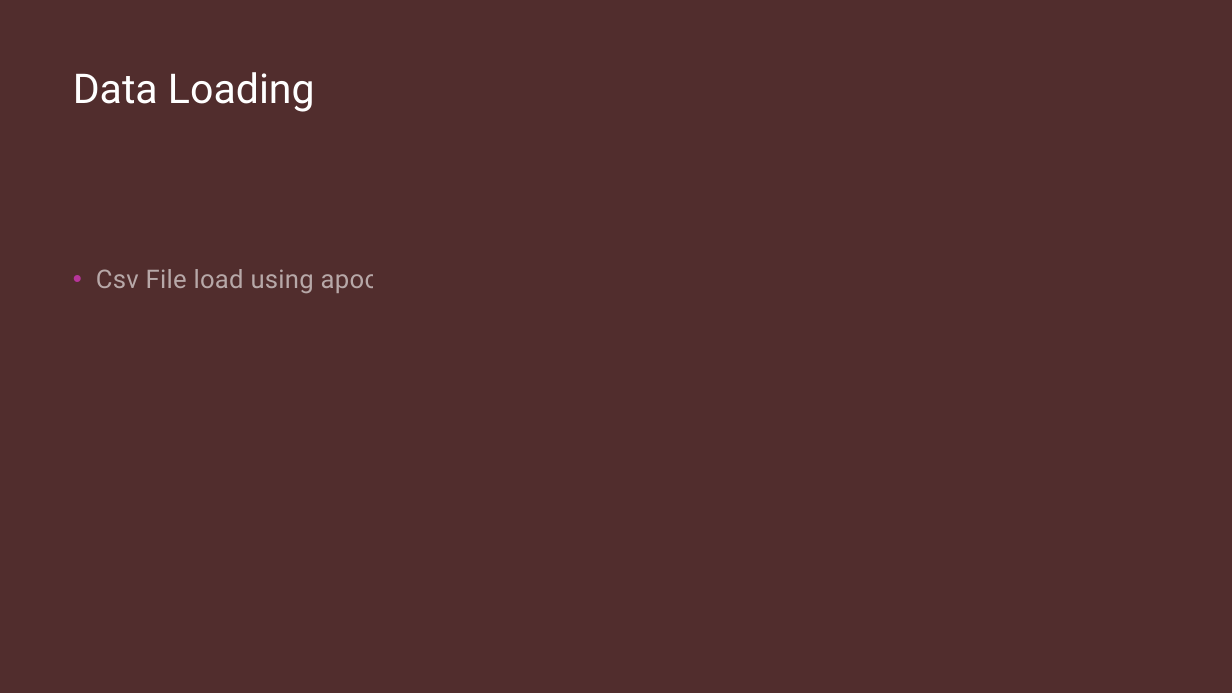
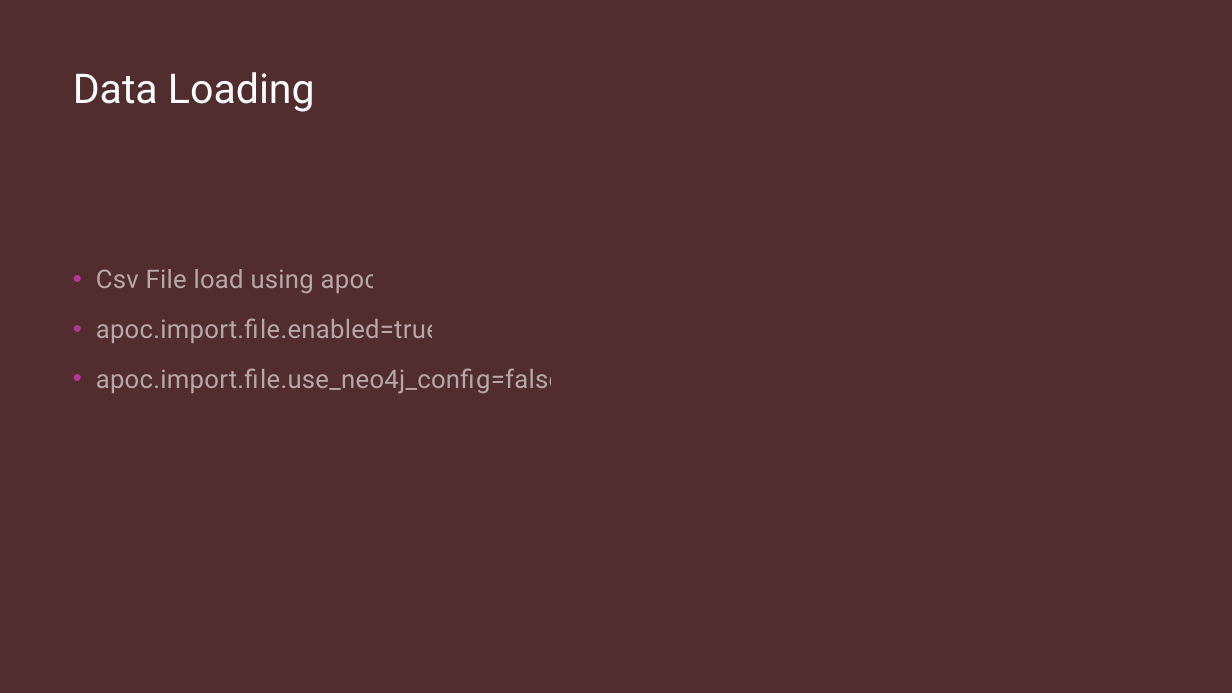
Before and after one commit to ronidas39/NEO4J_DASHBOARD, a slide deck: slide 3 of NEO4J_TUTORIAL_104_SLIDE.pptx. Drawn at 1232x693 pixels with LibreOffice and Linux fonts; fonts in the diff are those of the drawing. Boxes give left, top, right and bottom in pixels: in the first picture for what was removed or moved away, otherwise in the second. Text is boxed around its words. In the diff, an @@ line names an element or a change of style, - is before the commit and + after.

```diff
--- a/NEO4J_TUTORIAL_104_SLIDE.pptx
+++ b/NEO4J_TUTORIAL_104_SLIDE.pptx
@@ text at (96,318,562,394): paragraphs added @@
+• apoc.import.file.enabled=true
+• apoc.import.file.use_neo4j_config=false
```
Also in this commit, not shown: 1 other slide changed, 3 other files.
